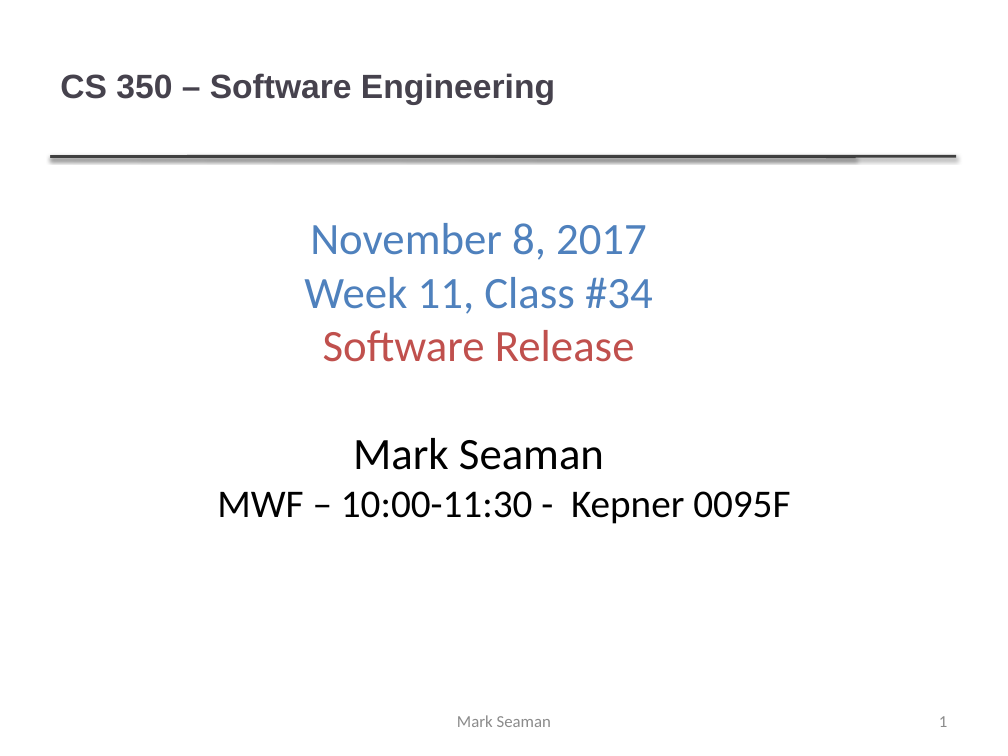
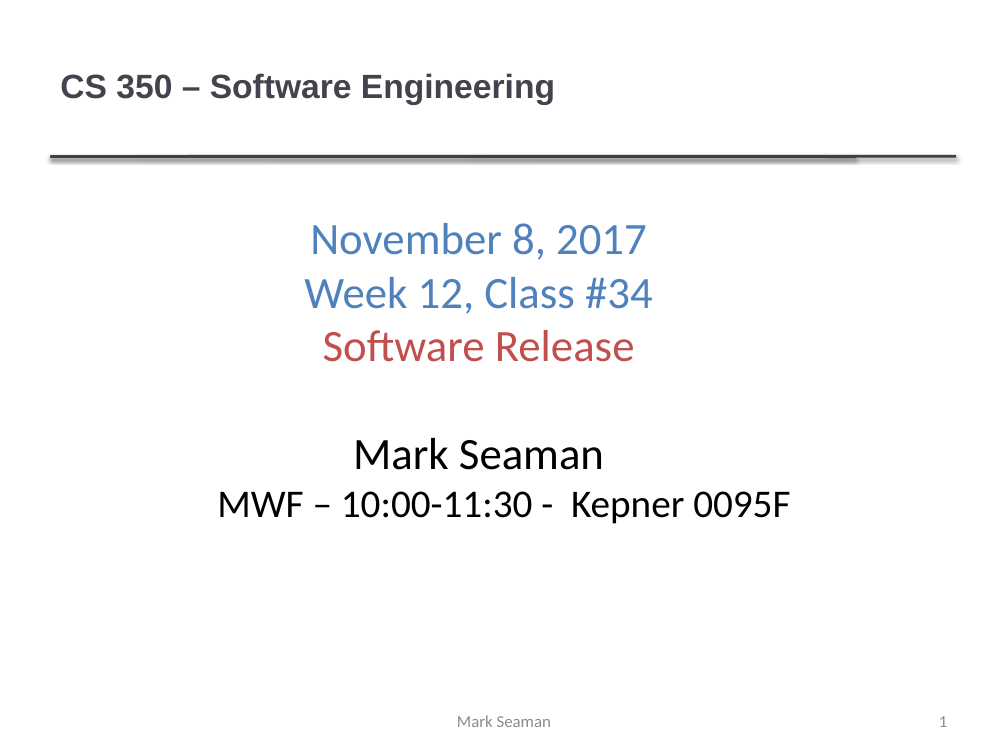
Before and after one commit to tcl394/CS350, a slide deck: slide 1 of Lectures/34.2017-11-08.pptx. Drawn at 1008x756 pixels with LibreOffice and Linux fonts; fonts in the diff are those of the drawing; background and template pictures are left out. Boxes give left, top, right and bottom in pixels: in the first picture for what was removed or moved away, otherwise in the second. Text is boxed around its words. In the diff, an @@ line names an element or a change of style, - is before the commit and + after.

```diff
--- a/Lectures/34.2017-11-08.pptx
+++ b/Lectures/34.2017-11-08.pptx
@@ subtitle at <box>304,277,653,314</box>: text changed @@
-Week 11, Class #34
+Week 12, Class #34
```
Also in this commit, not shown: 7 other files.
